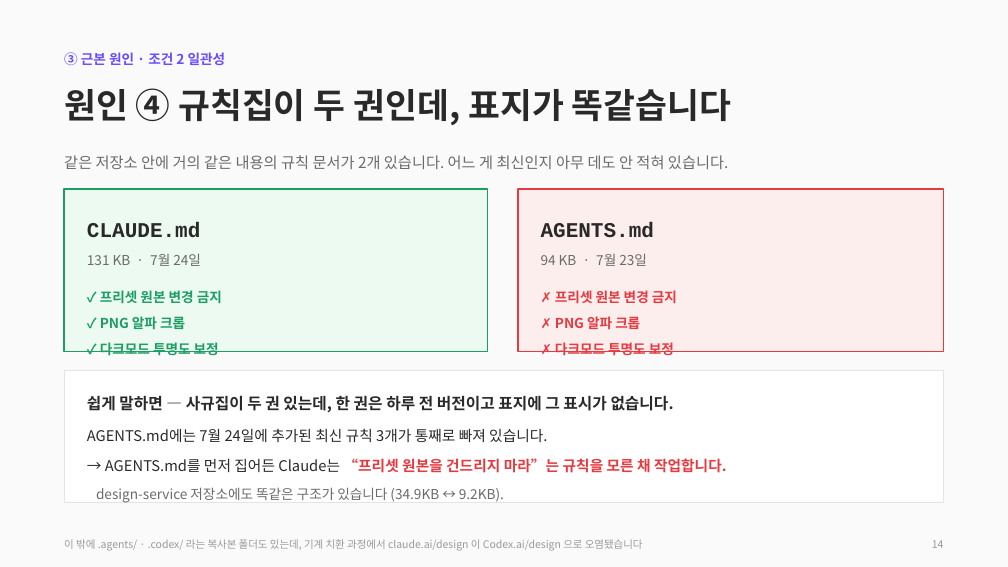
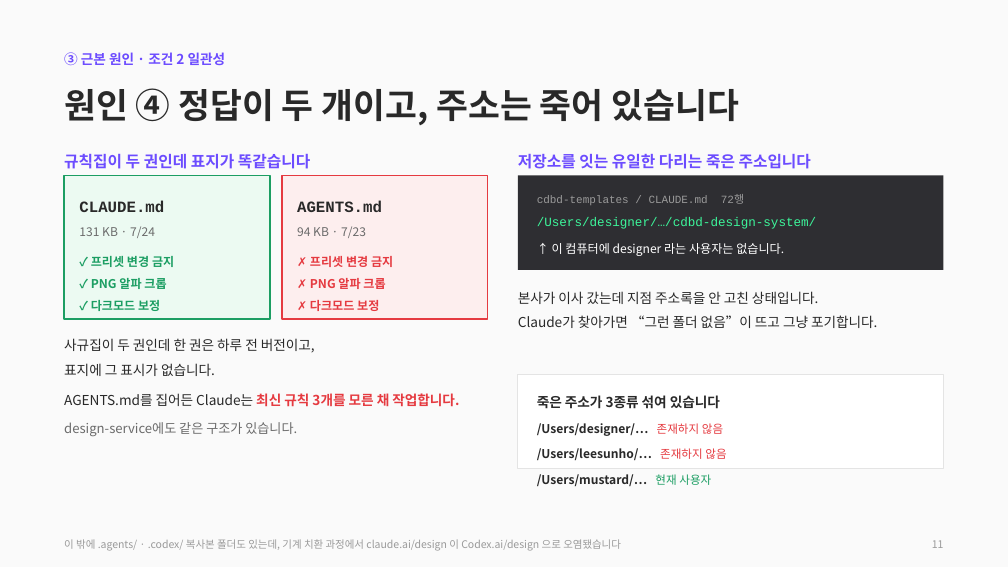
Before and after one commit to CdBd-in/design, a slide deck: slide 11 of CdBd 문서 체계 진단 및 개편 제안.pptx (slide 14 before the commit). Drawn at 1008x567 pixels with LibreOffice and Linux fonts; fonts in the diff are those of the drawing. Boxes give left, top, right and bottom in pixels: in the first picture for what was removed or moved away, otherwise in the second. Text is boxed around its words. In the diff, an @@ line names an element or a change of style, - is before the commit and + after.

```diff
--- a/CdBd 문서 체계 진단 및 개편 제안.pptx
+++ b/CdBd 문서 체계 진단 및 개편 제안.pptx
@@ text at (x1=64, y1=88, x2=739, y2=125): text changed @@
-원인 ④ 규칙집이 두 권인데, 표지가 똑같습니다
+원인 ④ 정답이 두 개이고, 주소는 죽어 있습니다
@@ rectangle resized from (x1=64, y1=189, x2=488, y2=352) to (x1=64, y1=175, x2=270, y2=319) @@
@@ text at (x1=64, y1=154, x2=310, y2=169): text changed; size 14.5 to 15 pt; text colour #6B6B6B to #6C4CFF; bold on @@
-같은 저장소 안에 거의 같은 내용의 규칙 문서가 2개 있습니다. 어느 게 최신인지 아무 데도 안 적혀 있습니다.
+규칙집이 두 권인데 표지가 똑같습니다
@@ rectangle resized from (x1=518, y1=189, x2=944, y2=352) to (x1=282, y1=175, x2=488, y2=319) @@
@@ text added at (x1=518, y1=154, x2=811, y2=169), 15 pt, text #6C4CFF, bold @@
+저장소를 잇는 유일한 다리는 죽은 주소입니다
@@ rectangle added at (x1=518, y1=175, x2=944, y2=270), fill #2E2E32 @@
@@ text at (x1=79, y1=201, x2=166, y2=289): size 20 to 15 pt in "CLAUDE.md"; size 13 to 11.5 pt in "✓ PNG 알파 크롭"; line spacing 1.6 to 1.55 @@
@@ text "CLAUDE.md" moved from (x1=87, y1=222, x2=222, y2=355) to (x1=79, y1=201, x2=174, y2=311) @@
@@ text at (x1=297, y1=201, x2=385, y2=289): size 20 to 15 pt in "AGENTS.md"; size 13 to 11.5 pt in "✗ PNG 알파 크롭"; line spacing 1.6 to 1.55 @@
@@ text "AGENTS.md" moved from (x1=541, y1=222, x2=677, y2=355) to (x1=297, y1=201, x2=393, y2=311) @@
@@ text added at (x1=537, y1=195, x2=744, y2=205), 10.5 pt, text #9A9A9A @@
+cdbd-templates / CLAUDE.md 72행
@@ text at (x1=79, y1=226, x2=174, y2=267): text changed; size 13 to 11.5 pt @@
-131 KB · 7월 24일
-✓ 프리셋 원본 변경 금지
+131 KB · 7/24
+✓ 프리셋 변경 금지
@@ text at (x1=297, y1=226, x2=393, y2=267): text changed; size 13 to 11.5 pt @@
-94 KB · 7월 23일
-✗ 프리셋 원본 변경 금지
+94 KB · 7/23
+✗ 프리셋 변경 금지
@@ text added at (x1=537, y1=217, x2=817, y2=229), 12 pt, text #3DF69B @@
+/Users/designer/…/cdbd-design-system/
@@ text added at (x1=552, y1=243, x2=784, y2=256), 11.5 pt, text #FFFFFF @@
+↑ 이 컴퓨터에 designer 라는 사용자는 없습니다.
@@ text added at (x1=518, y1=291, x2=877, y2=328), 13 pt, text #292929 @@
+본사가 이사 갔는데 지점 주소록을 안 고친 상태입니다.
+Claude가 찾아가면 “그런 폴더 없음”이 뜨고 그냥 포기합니다.
@@ text at (x1=91, y1=300, x2=160, y2=311): text changed; size 13 to 11.5 pt @@
-✓ 다크모드 투명도 보정
+✓ 다크모드 보정
@@ text at (x1=310, y1=300, x2=379, y2=311): text changed; size 13 to 11.5 pt @@
-✗ 다크모드 투명도 보정
+✗ 다크모드 보정
@@ text at (x1=64, y1=338, x2=459, y2=436): text changed; size 14 to 13 pt @@
-쉽게 말하면 — 사규집이 두 권 있는데, 한 권은 하루 전 버전이고 표지에 그 표시가 없습니다.
-AGENTS.md에는 7월 24일에 추가된 최신 규칙 3개가 통째로 빠져 있습니다.
-→ AGENTS.md를 먼저 집어든 Claude는 “프리셋 원본을 건드리지 마라”는 규칙을 모른 채 작업합니다.
-design-service 저장소에도 똑같은 구조가 있습니다 (34.9KB ↔ 9.2KB).
+사규집이 두 권인데 한 권은 하루 전 버전이고,
+표지에 그 표시가 없습니다.
+AGENTS.md를 집어든 Claude는 최신 규칙 3개를 모른 채 작업합니다.
+design-service에도 같은 구조가 있습니다.
@@ rectangle resized from (x1=64, y1=371, x2=944, y2=503) to (x1=518, y1=374, x2=944, y2=469) @@
@@ text added at (x1=537, y1=395, x2=726, y2=486), 11.5 pt, text #292929, bold @@
+죽은 주소가 3종류 섞여 있습니다
+/Users/designer/… 존재하지 않음
+/Users/leesunho/… 존재하지 않음
+/Users/mustard/… 현재 사용자
@@ text at (x1=64, y1=539, x2=621, y2=551): text changed @@
-이 밖에 .agents/ · .codex/ 라는 복사본 폴더도 있는데, 기계 치환 과정에서 claude.ai/design 이 Codex.ai/design 으로 오염됐습니다
+이 밖에 .agents/ · .codex/ 복사본 폴더도 있는데, 기계 치환 과정에서 claude.ai/design 이 Codex.ai/design 으로 오염됐습니다
@@ text at (x1=932, y1=540, x2=944, y2=548): text changed @@
-14
+11
```
Also in this commit, not shown: 16 other slides changed, 5 slides removed, 1 other file.
